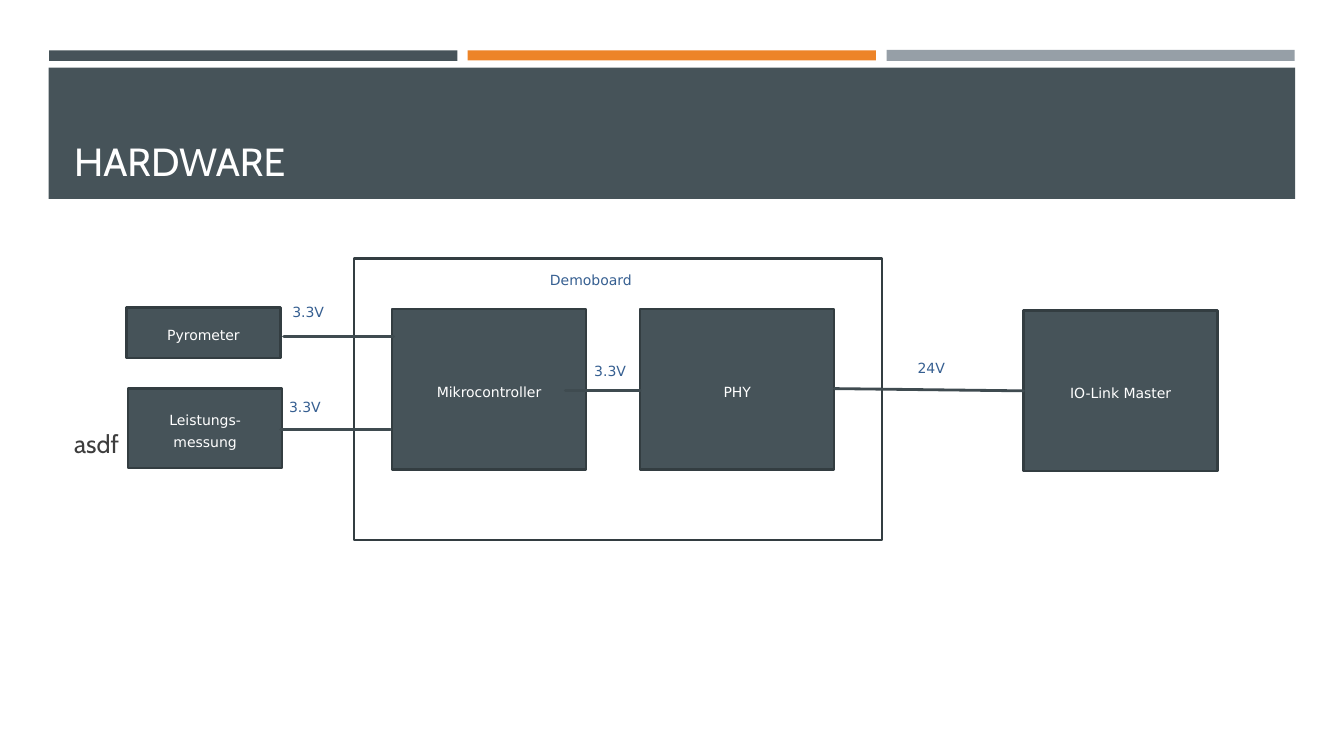
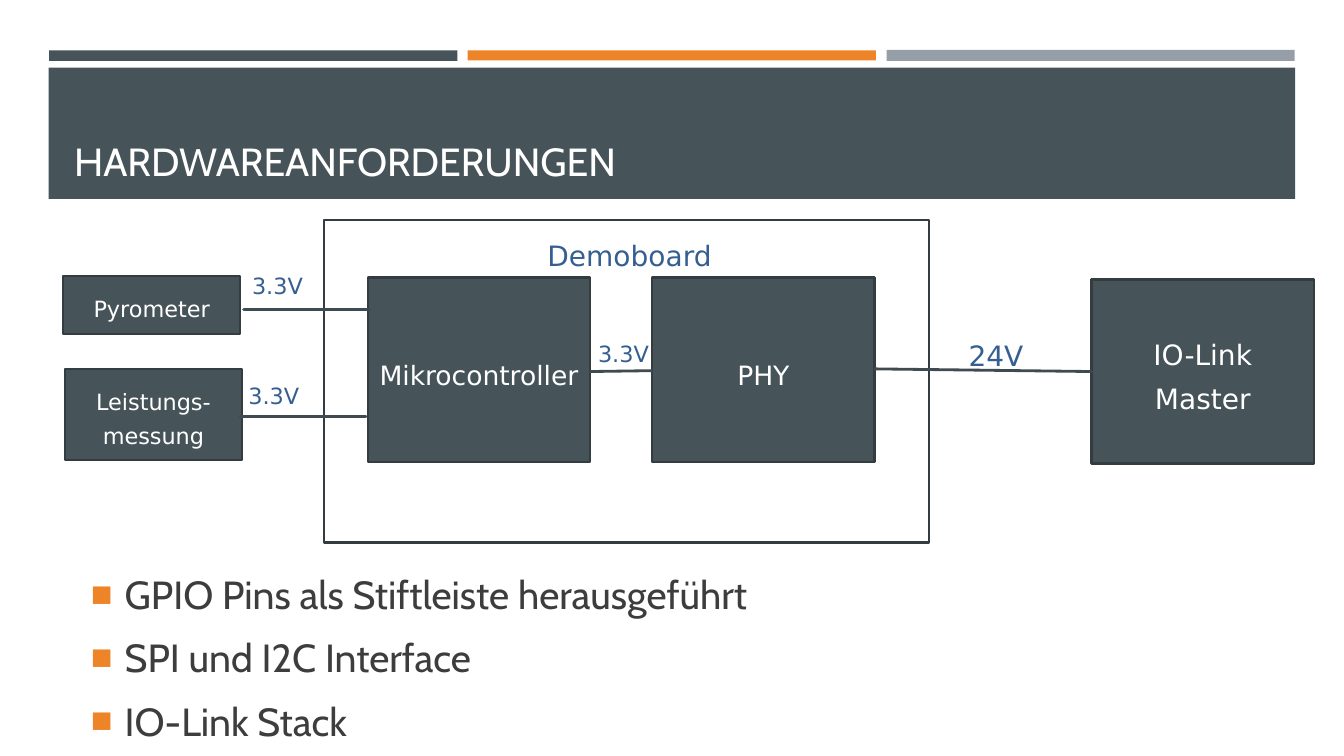
Before and after one commit to StefanieSchmidiger/BDA, a slide deck: slide 12 of Dokumentation/Zwischenpräsentation.pptx (slide 11 before the commit). Drawn at 1344x756 pixels with LibreOffice and Linux fonts; fonts in the diff are those of the drawing. Boxes give left, top, right and bottom in pixels: in the first picture for what was removed or moved away, otherwise in the second. Text is boxed around its words. In the diff, an @@ line names an element or a change of style, - is before the commit and + after.

```diff
--- a/Dokumentation/Zwischenpräsentation.pptx
+++ b/Dokumentation/Zwischenpräsentation.pptx
@@ title at (74,148,616,177): text changed @@
-HARDWARE
+HARDWAREANFORDERUNGEN
@@ rectangle: place and size @@
-rectangle at (354,259,882,540)
+rectangle at (324,220,930,542)
@@ text "Demoboard": place and size @@
-text "Demoboard" at (550,274,632,285)
+text "Demoboard" at (547,244,711,267)
@@ text "3.3V": place and size @@
-text "3.3V" at (292,306,324,317)
+text "3.3V" at (252,277,303,295)
@@ size 10 to 16 pt in 5 elements at (598,345,649,363), (248,387,299,405), (66,369,242,460), (252,277,303,295), (64,276,240,334) @@
@@ rectangle "Pyrometer": place and size @@
-rectangle "Pyrometer" at (126,308,280,358)
+rectangle "Pyrometer" at (64,276,240,334)
@@ rectangle "Mikrocontroller": place and size @@
-rectangle "Mikrocontroller" at (392,310,587,470)
+rectangle "Mikrocontroller" at (368,278,591,463)
@@ rectangle "Mikrocontroller" at (368,278,591,463): size 10 to 19 pt @@
@@ rectangle "PHY" at (652,278,875,463): size 10 to 19 pt @@
@@ rectangle "PHY": place and size @@
-rectangle "PHY" at (640,310,835,470)
+rectangle "PHY" at (652,278,875,463)
@@ size 10 to 20 pt in 3 elements at (547,244,711,267), (969,345,1024,372), (1092,279,1315,464) @@
@@ rectangle "IO-Link Master": place and size @@
-rectangle "IO-Link Master" at (1023,311,1218,471)
+rectangle "IO-Link Master" at (1092,279,1315,464)
@@ line moved from (284, 337) - (393, 337) to (244, 310) - (370, 310) @@
@@ text "3.3V": place and size @@
-text "3.3V" at (594,365,626,376)
+text "3.3V" at (598,345,649,363)
@@ text "24V": place and size @@
-text "24V" at (918,362,945,373)
+text "24V" at (969,345,1024,372)
@@ rectangle "Leistungs-messung": place and size @@
-rectangle "Leistungs-messung" at (128,389,282,469)
+rectangle "Leistungs-messung" at (66,369,242,460)
@@ text "3.3V": place and size @@
-text "3.3V" at (289,401,321,412)
+text "3.3V" at (248,387,299,405)
@@ line moved from (566, 390) - (640, 390) to (591, 372) - (652, 371) @@
@@ line moved from (835, 389) - (1023, 391) to (875, 369) - (1092, 372) @@
@@ line moved from (280, 430) - (390, 430) to (240, 416) - (366, 416) @@
@@ text removed at (74,434,119,454) @@
-asdf
@@ text added at (125,579,747,737), 28 pt, text #3D3D3D @@
+■ GPIO Pins als Stiftleiste herausgeführt
+■ SPI und I2C Interface
+■ IO-Link Stack
```
Also in this commit, not shown: 8 other slides changed, 4 slides added, 2 slides removed, 12 other files.
